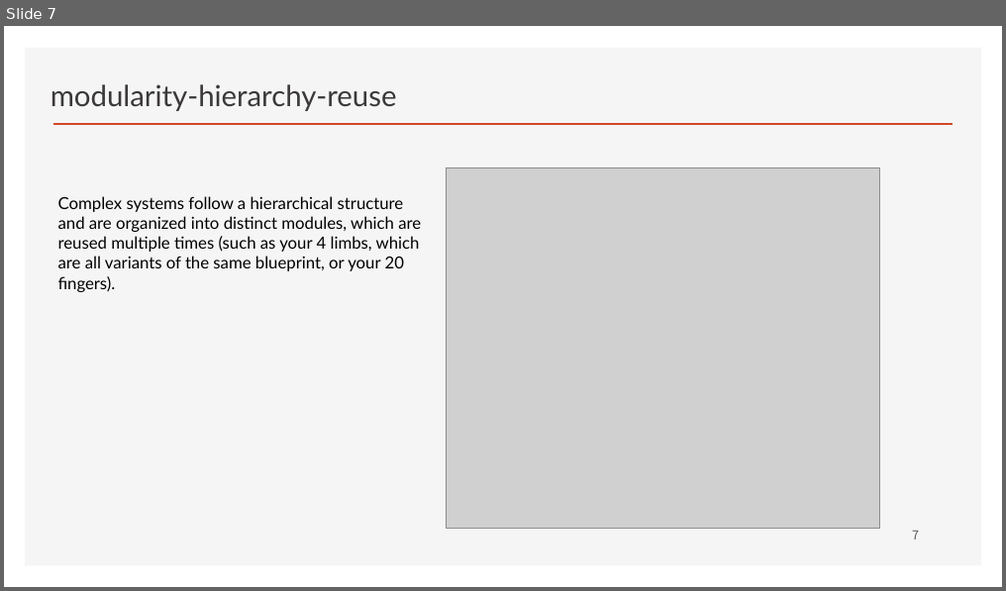
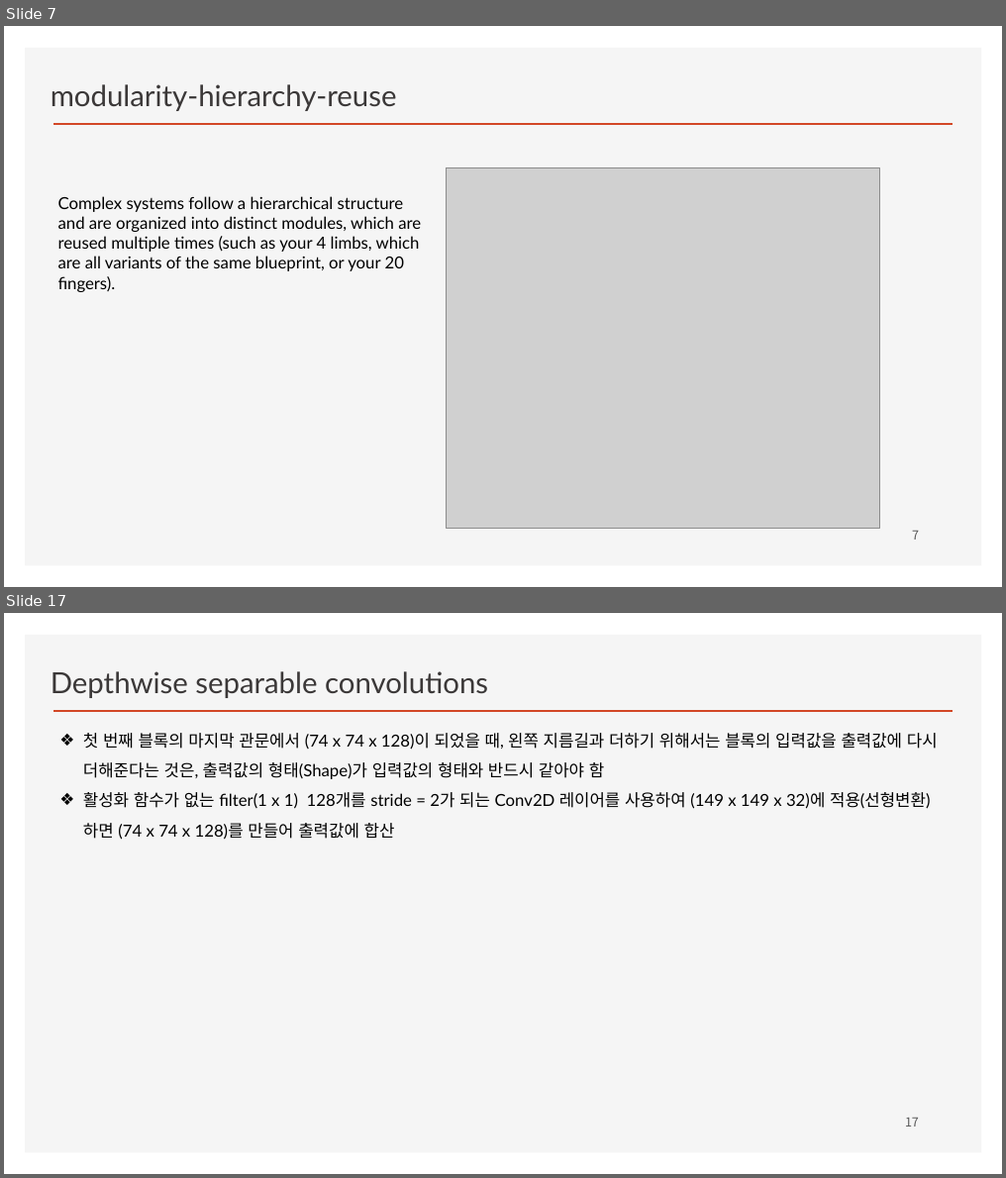
Before and after one commit to ancestor9/2026_Fall_Deep-Learning-with-Python, a slide deck: Chapter 09 ConvNet architecture patterns.pptx. Shown one above the other, each under a label of ours: slide 7 before the commit, slides 7 and 17 after it; the slides between them are not shown. The pictures are 1006x591 and 1006x1178 pixels, drawn with LibreOffice and Linux fonts; fonts in the diff are those of the drawing; grey boxes stand for pictures; background and template pictures are left out. Boxes give left, top, right and bottom in pixels: in the first picture for what was removed or moved away, otherwise in the second. Text is boxed around its words. In the diff, an @@ line names an element or a change of style, - is before the commit and + after.

```diff
--- a/Chapter 09 ConvNet architecture patterns.pptx
+++ b/Chapter 09 ConvNet architecture patterns.pptx
@@ slide 17 added at [4,613,1002,1174], background #FFFFFF; not listed: 2 template elements that a slide beside it also shows @@
@@ text added at [51,671,488,698], 28 pt, text #3B3838 @@
+Depthwise separable convolutions
@@ text added at [83,733,938,840], 16 pt, text #000000 @@
+❖ 첫 번째 블록의 마지막 관문에서 (74 x 74 x 128)이 되었을 때, 왼쪽 지름길과 더하기 위해서는 블록의 입력값을 출력값에 다시 더해준다는 것은, 출력값의 형태(Shape)가 입력값의 형태와 반드시 같아야 함
+❖ 활성화 함수가 없는 filter(1 x 1) 128개를 stride = 2가 되는 Conv2D 레이어를 사용하여 (149 x 149 x 32)에 적용(선형변환)하면 (74 x 74 x 128)를 만들어 출력값에 합산
@@ page number added at [905,1118,919,1127], 12 pt, text #595959 @@
+17
```
Also in this commit, not shown: 10 other slides added.
